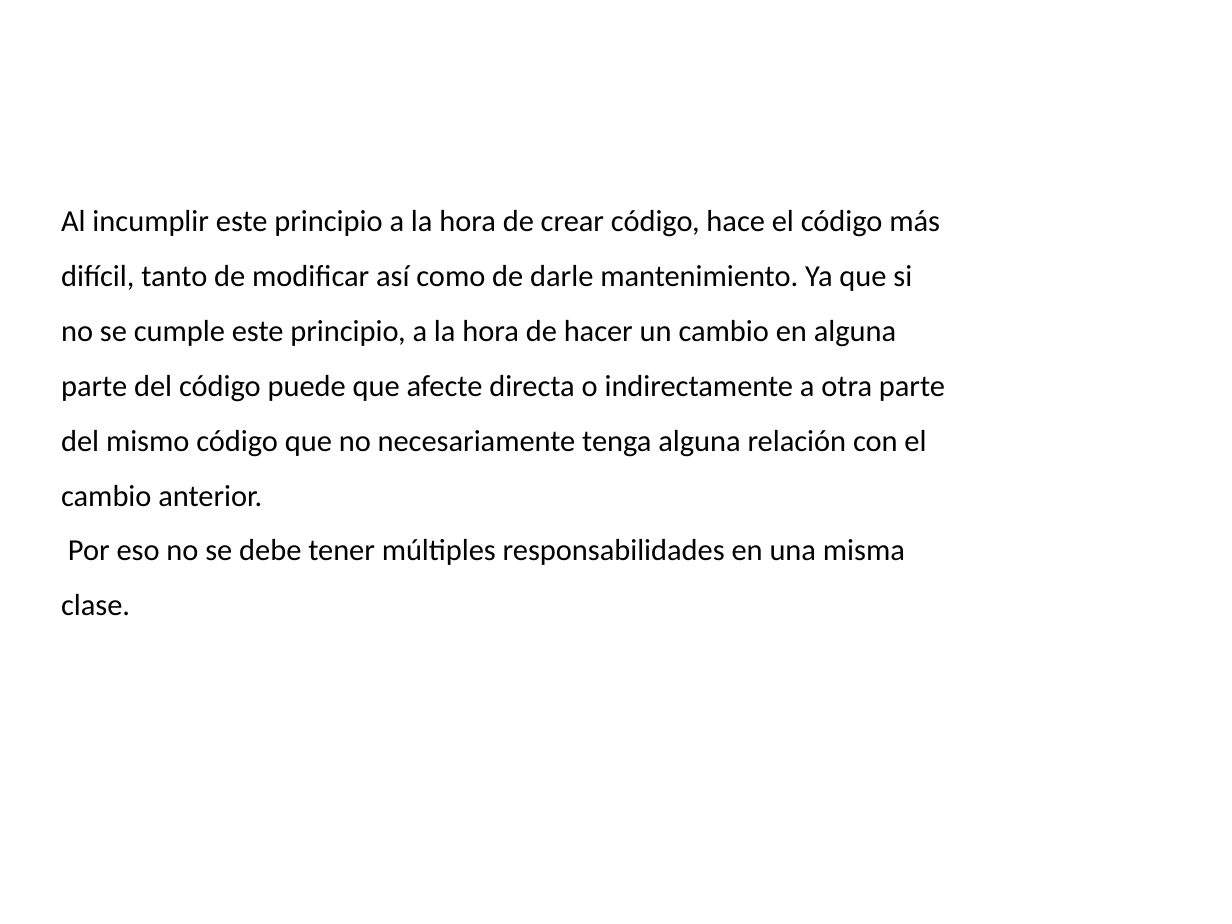
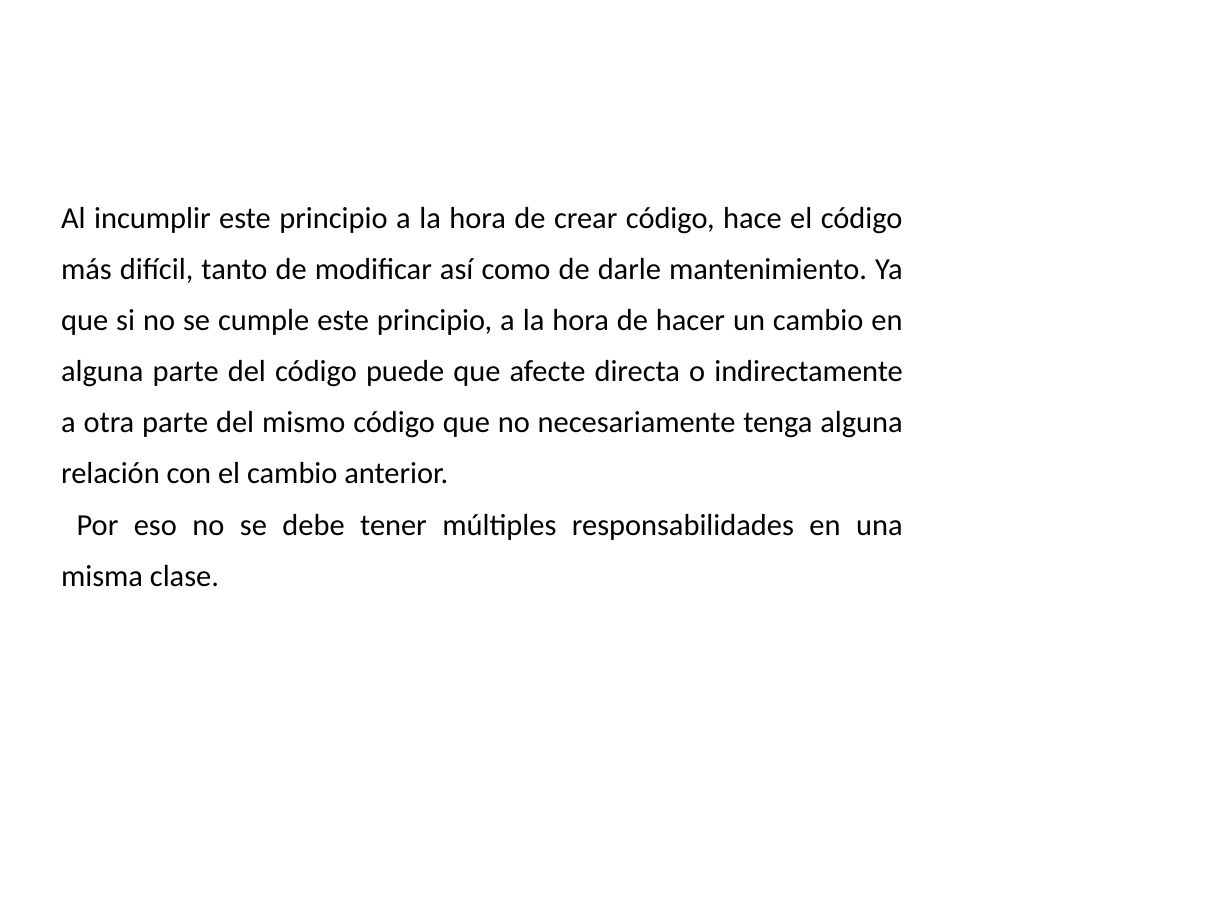
Before and after one commit to Ponchiux0710/investigation-bravo, a slide deck: slide 4 of Documents/Presentacion Responsabilidad Unica Grupo Bravo.pptx. Drawn at 1232x924 pixels with LibreOffice and Linux fonts; fonts in the diff are those of the drawing; background and template pictures are left out. Boxes give left, top, right and bottom in pixels: in the first picture for what was removed or moved away, otherwise in the second. Text is boxed around its words. In the diff, an @@ line names an element or a change of style, - is before the commit and + after.

```diff
--- a/Documents/Presentacion Responsabilidad Unica Grupo Bravo.pptx
+++ b/Documents/Presentacion Responsabilidad Unica Grupo Bravo.pptx
@@ text "Al incumplir este principio a ..." at bbox=[61, 207, 903, 587]: alignment left to justified; line spacing 1.5 to 1.4 @@
```
Also in this commit, not shown: 7 other slides changed.
